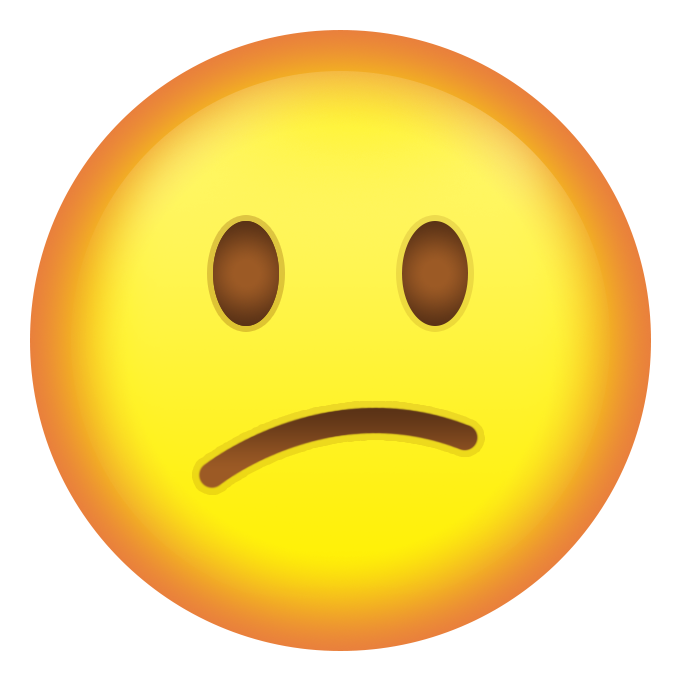
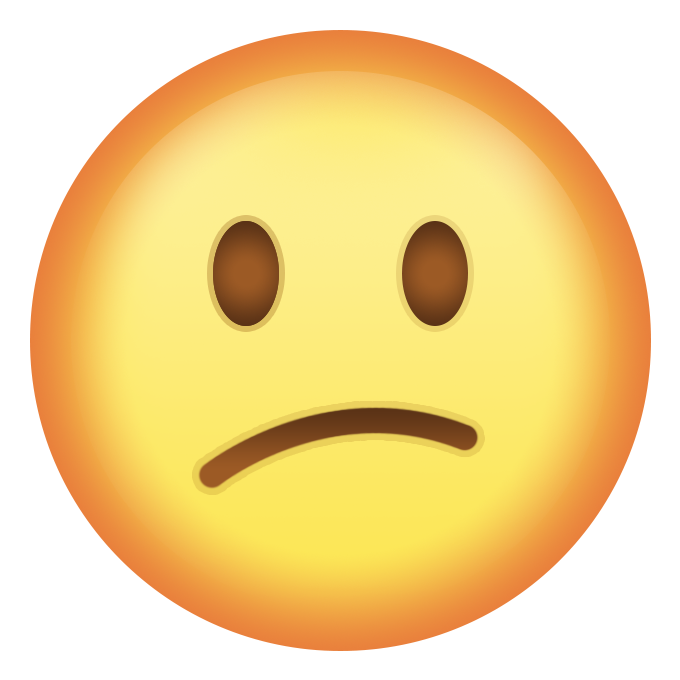
Comparing the layer stacks of the two (680, 680) images. Changes:
painted on "Ellipse 2 Kopie 2" (1st of 2) over [402, 222, 468, 325]
painted on "Ellipse 2 Kopie 3" over [213, 222, 279, 325]
painted on "Ellipse 2 Kopie 2" (2nd of 2) over [213, 222, 279, 325]
painted on "Ellipse 1 Kopie" over [72, 73, 610, 606]
painted on "Ellipse 1 Kopie 2" over [34, 34, 648, 647]
